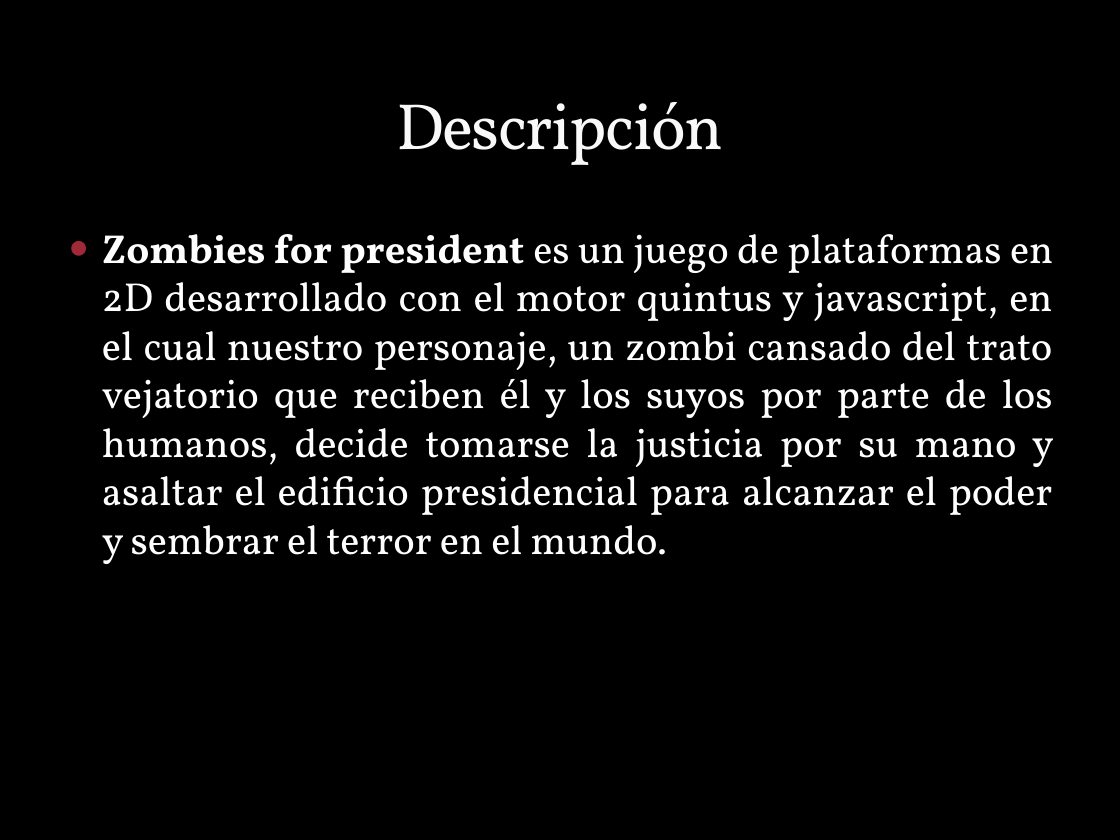
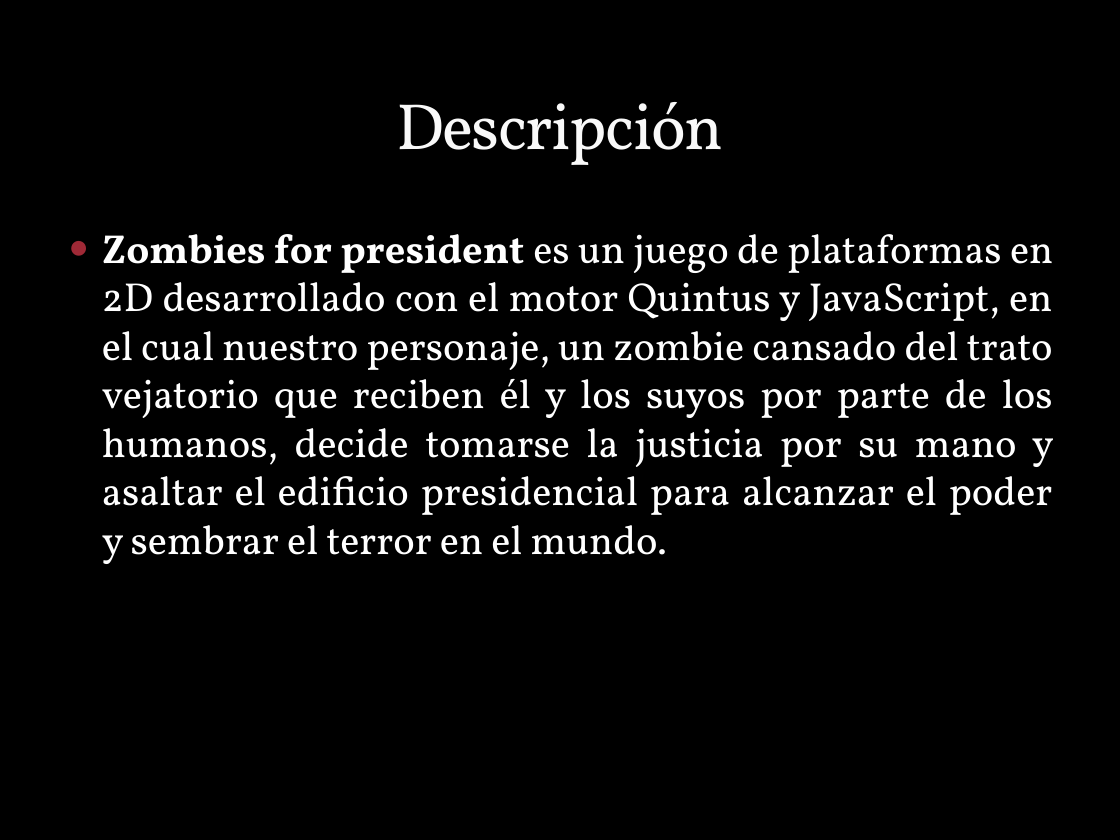
Before and after one commit to plandevida/ZombiesForPresident, a slide deck: slide 2 of zombiesppt.pptx. Drawn at 1120x840 pixels with LibreOffice and Linux fonts; fonts in the diff are those of the drawing; background and template pictures are left out. Boxes give left, top, right and bottom in pixels: in the first picture for what was removed or moved away, otherwise in the second. Text is boxed around its words. In the diff, an @@ line names an element or a change of style, - is before the commit and + after.

```diff
--- a/zombiesppt.pptx
+++ b/zombiesppt.pptx
@@ text at <box>102,234,1054,564</box>: text changed @@
-● Zombies for president es un juego de plataformas en 2D desarrollado con el motor quintus y javascript, en el cual nuestro personaje, un zombi cansado del trato vejatorio que reciben él y los suyos por parte de los humanos, decide tomarse la justicia por su mano y asaltar el edificio presidencial para alcanzar el poder y sembrar el terror en el mundo.
+● Zombies for president es un juego de plataformas en 2D desarrollado con el motor Quintus y JavaScript, en el cual nuestro personaje, un zombie cansado del trato vejatorio que reciben él y los suyos por parte de los humanos, decide tomarse la justicia por su mano y asaltar el edificio presidencial para alcanzar el poder y sembrar el terror en el mundo.
```
Also in this commit, not shown: 3 other slides changed.
